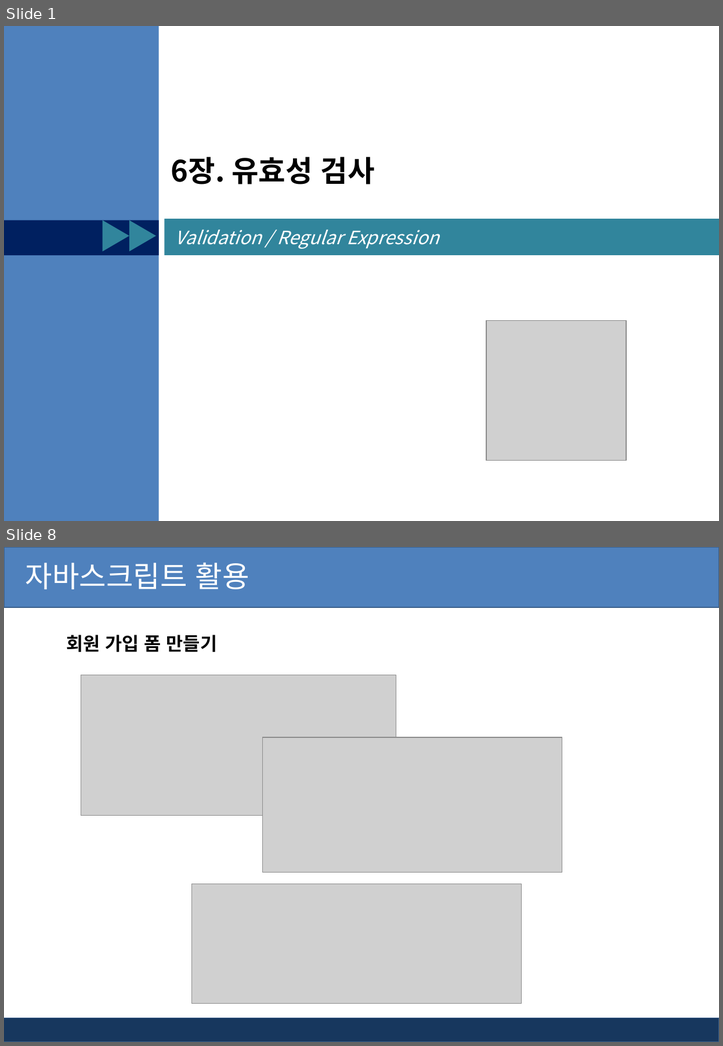
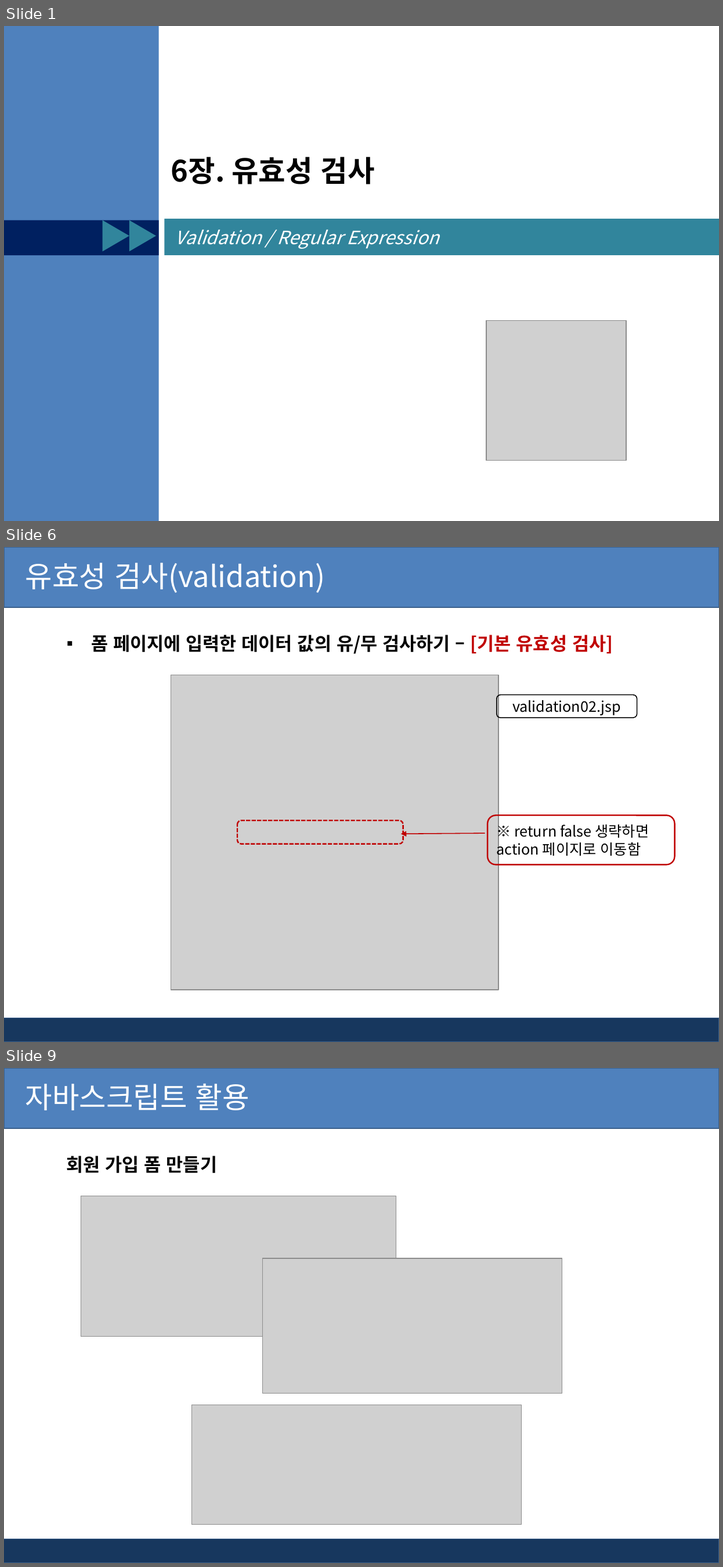
Before and after one commit to pshho/ngreen_project, a slide deck: jspWorks/자료/jsp_ppt/6장. jsp 유효성검사와 정규표현식.pptx. Shown one above the other, each under a label of ours: slides 1 and 8 before the commit, slides 1, 6 and 9 after it; the slides between them are not shown. The pictures are 723x1046 and 723x1567 pixels, drawn with LibreOffice and Linux fonts; fonts in the diff are those of the drawing; grey boxes stand for pictures; background and template pictures are left out. Boxes give left, top, right and bottom in pixels: in the first picture for what was removed or moved away, otherwise in the second. Text is boxed around its words. In the diff, an @@ line names an element or a change of style, - is before the commit and + after.

```diff
--- a/jspWorks/자료/jsp_ppt/6장. jsp 유효성검사와 정규표현식.pptx
+++ b/jspWorks/자료/jsp_ppt/6장. jsp 유효성검사와 정규표현식.pptx
@@ slide 6 added at <box>4,547,719,1042</box>, background #FFFFFF; not listed: 2 template elements that a slide beside it also shows @@
@@ text added at <box>25,563,325,593</box>, 32 pt, text #FFFFFF @@
+유효성 검사(validation)
@@ text added at <box>91,635,612,654</box>, 20 pt, text #000000, bold @@
+▪ 폼 페이지에 입력한 데이터 값의 유/무 검사하기 – [기본 유효성 검사]
@@ picture added at <box>171,675,498,990</box> @@
@@ rounded rectangle added at <box>496,695,637,718</box>, outline #000000 1 pt, 16 pt, text #000000 @@
+validation02.jsp
@@ rounded rectangle added at <box>237,820,402,843</box>, outline #C00000 1.5 pt dashed @@
@@ rounded rectangle added at <box>488,815,674,864</box>, outline #C00000 1.5 pt, 16 pt, text #000000 @@
+※ return false 생략하면
+action 페이지로 이동함
@@ arrow added from (485, 834) to (401, 834), #C00000 1 pt @@
@@ what was slide 8 is now slide 9 @@
```
Also in this commit, not shown: 8 slides changed, 1 other slide added, 46 other files.
